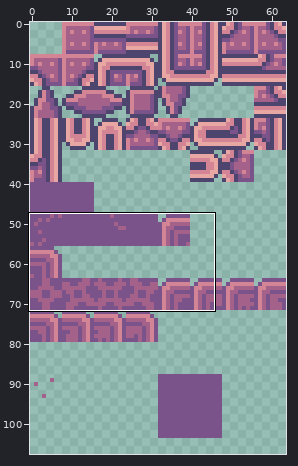
Sprite sheet -- TowerOfDreams/sprites/sFloor2/layers/3339d908-18cb-4647-a599-30366de56362/1c71d969-9f30-4f98-abf1-e095371cdade.png. The picture above shows the old version from afar; the outline marks the close-up.
Close-up. Old version:
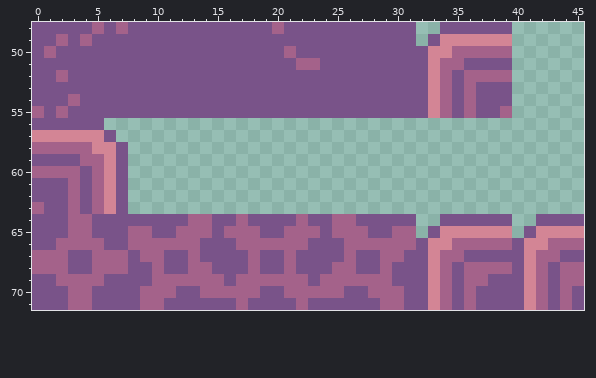
The file is 64x128 pixels. Shown: x 0..45, y 48..71. The wide view leaves out empty margins.
Once edited:
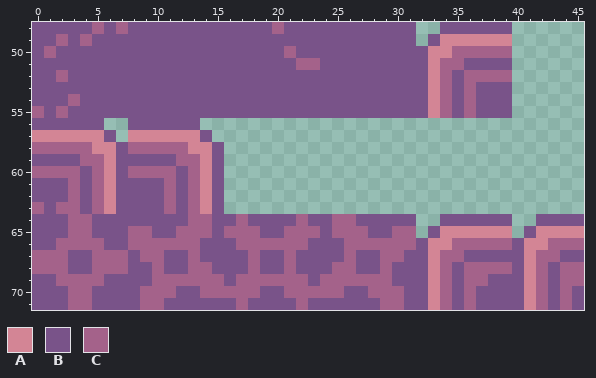
Palette (. is transparent): A #d38595  B #795389  C #a4628a
Changes in this commit:
The edit adds colour A in row 57 at x 8 to 13; in row 58 at x 13 to 14; in rows 59 to 63 at x 14.
The edit adds colour B in row 56 at x 8 to 13; in row 57 at x 14; in row 58 at x 15; in row 59 at x 8 to 11 and 15; in row 60 at x 12 and 15; in rows 61 to 63 at x 8 to 10, 12 and 15.
Colour C gives way to colour B in row 55 at x 39.
The edit adds colour C in row 58 at x 8 to 12; in row 59 at x 12 to 13; in row 60 at x 8 to 11 and 13; in rows 61 to 63 at x 11 and 13.
Colour B gives way to colour C in row 63 at x 2.
Boxes around the changes in both close-ups, in picture pixels (x1, y1, x2, y2):
changed: (500, 106, 512, 118)
added: (128, 118, 224, 214)
changed: (56, 202, 68, 214)
